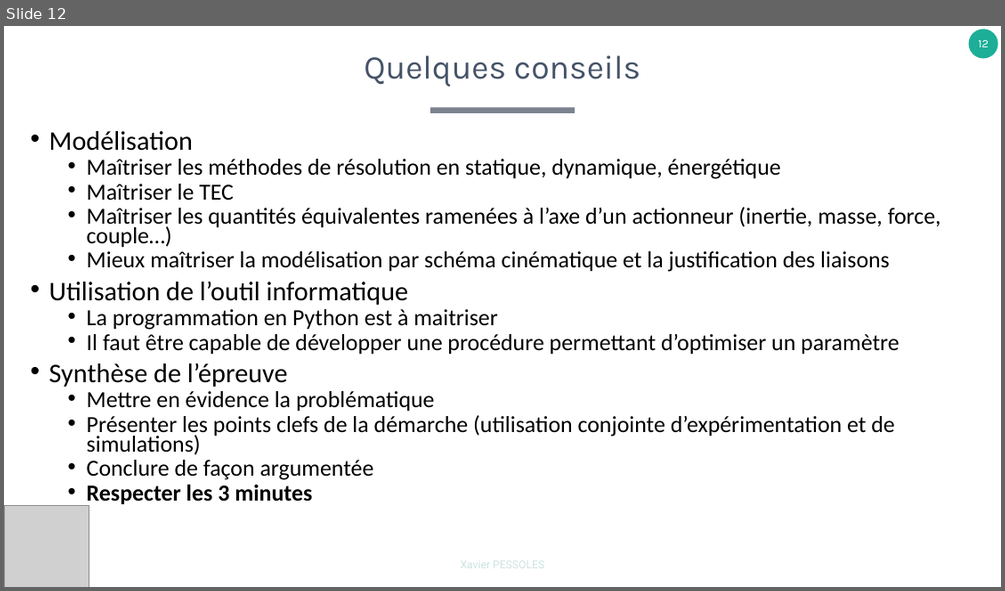
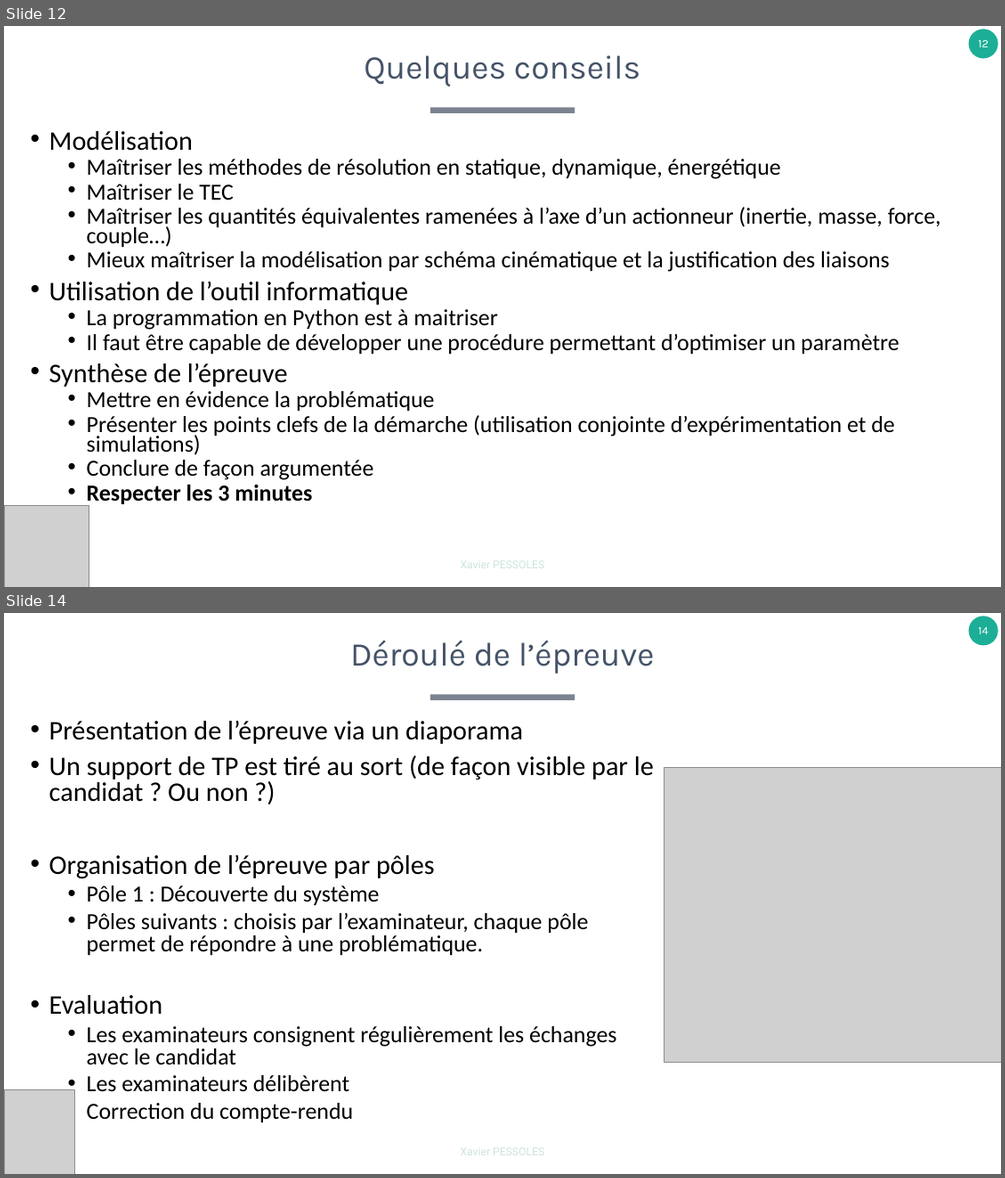
Before and after one commit to xpessoles/TP_Concours, a slide deck: A_Organisation/EpreuvesOralesCPGE.pptx. Shown one above the other, each under a label of ours: slide 12 before the commit, slides 12 and 14 after it; the slides between them are not shown. The pictures are 1005x591 and 1005x1178 pixels, drawn with LibreOffice and Linux fonts; fonts in the diff are those of the drawing; grey boxes stand for pictures. Boxes give left, top, right and bottom in pixels: in the first picture for what was removed or moved away, otherwise in the second. Text is boxed around its words. In the diff, an @@ line names an element or a change of style, - is before the commit and + after.

```diff
--- a/A_Organisation/EpreuvesOralesCPGE.pptx
+++ b/A_Organisation/EpreuvesOralesCPGE.pptx
@@ slide 14 added at bbox=[4, 613, 1001, 1174], background #FFFFFF; not listed: 2 template elements that a slide beside it also shows @@
@@ title added at bbox=[350, 640, 655, 674], 32 pt, text #455368 @@
+Déroulé de l’épreuve
@@ text added at bbox=[49, 721, 654, 1123], 22.2 pt, text #000000 @@
+• Présentation de l’épreuve via un diaporama
+• Un support de TP est tiré au sort (de façon visible par le candidat ? Ou non ?)
+• Organisation de l’épreuve par pôles
+  • Pôle 1 : Découverte du système
+  • Pôles suivants : choisis par l’examinateur, chaque pôle permet de répondre à une problématique.
+• Evaluation
+  • Les examinateurs consignent régulièrement les échanges avec le candidat
+  • Les examinateurs délibèrent
+  • Correction du compte-rendu
@@ picture added at bbox=[664, 768, 1001, 1062] @@
@@ picture added at bbox=[4, 1090, 74, 1174] @@
```
Also in this commit, not shown: 2 slides changed, 6 other slides added, 1 slide removed.
